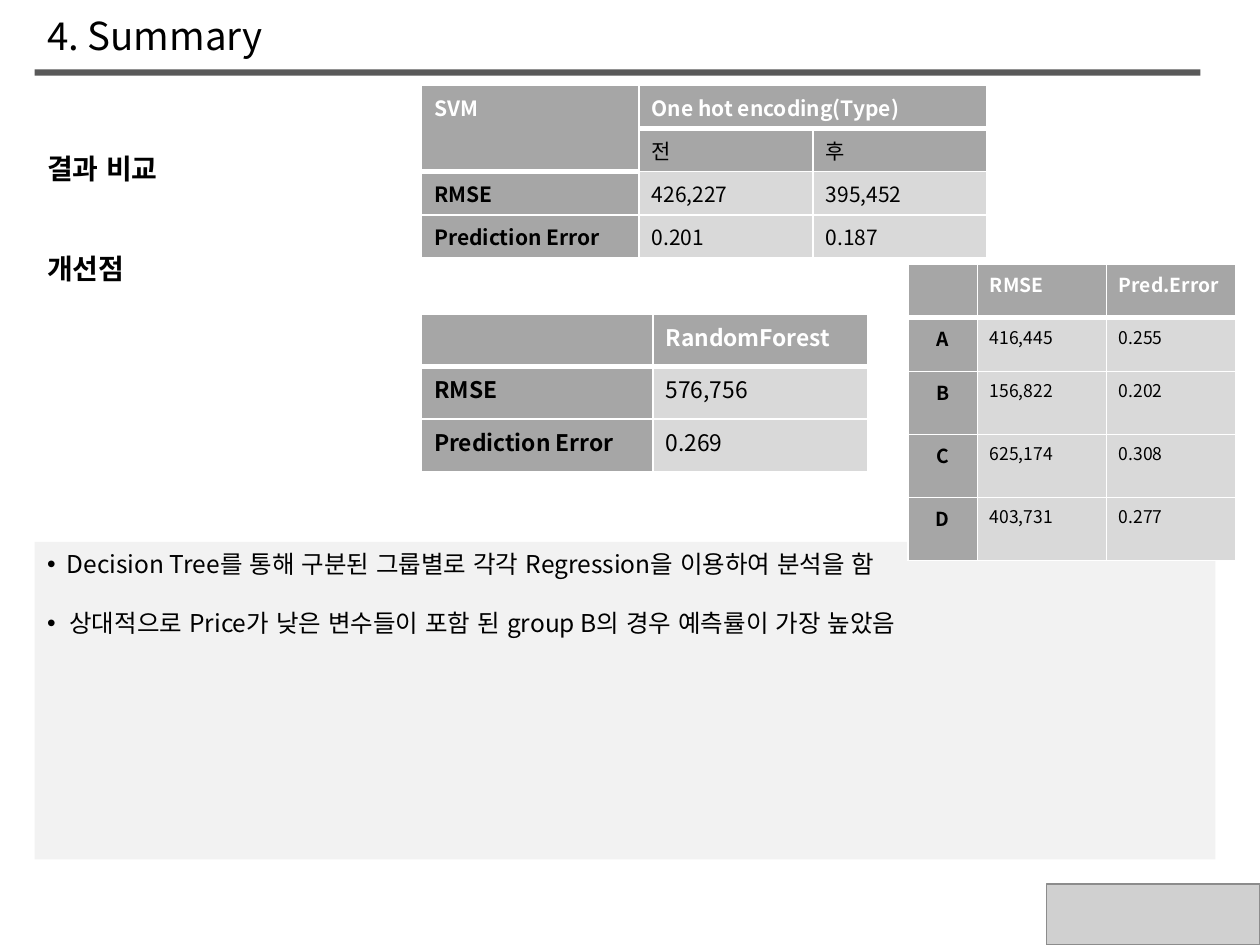
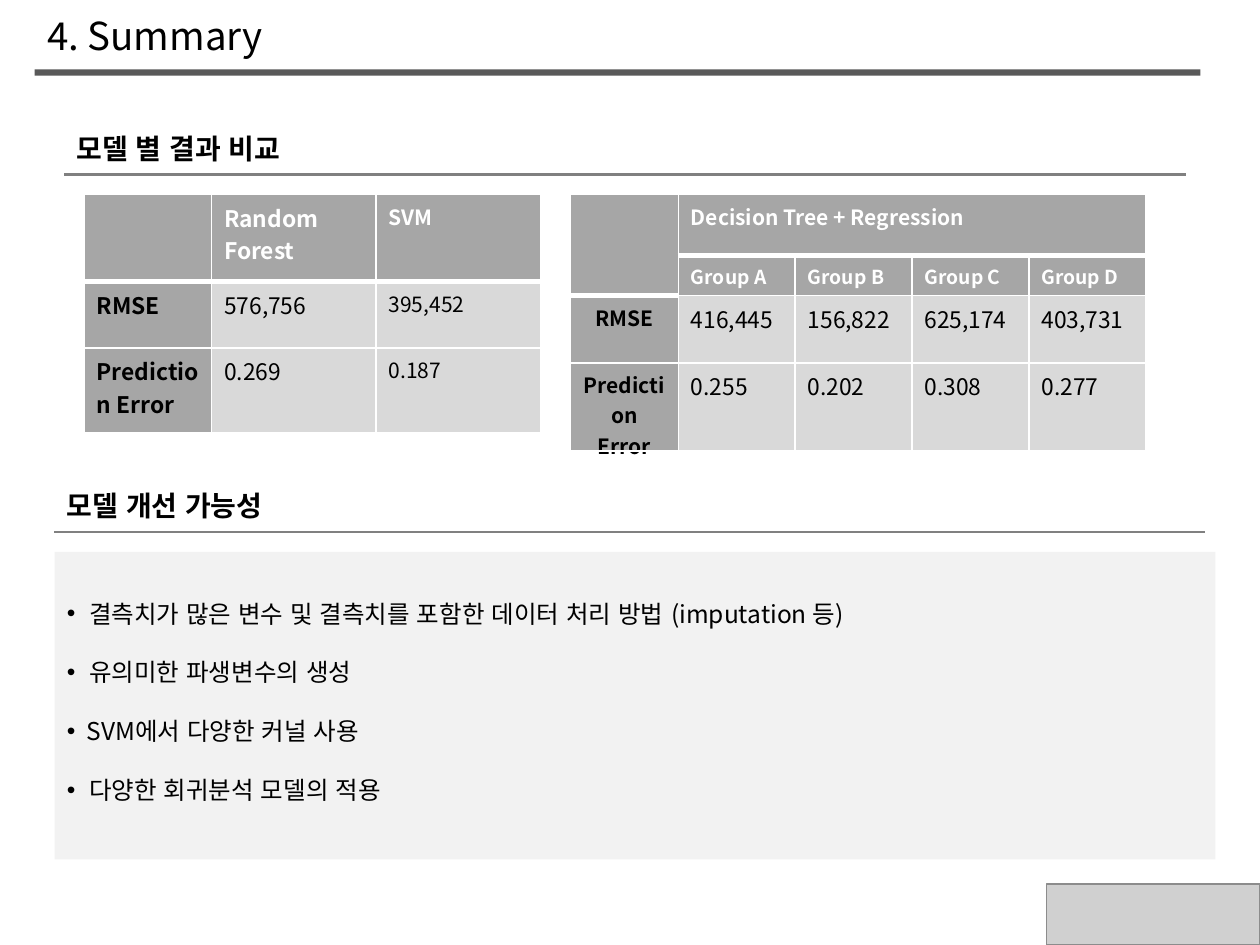
Before and after one commit to SongHaKyu/SongHakyu, a slide deck: slide 10 of Project.pptx. Drawn at 1260x945 pixels with LibreOffice and Linux fonts; fonts in the diff are those of the drawing; grey boxes stand for pictures. Boxes give left, top, right and bottom in pixels: in the first picture for what was removed or moved away, otherwise in the second. Text is boxed around its words. In the diff, an @@ line names an element or a change of style, - is before the commit and + after.

```diff
--- a/Project.pptx
+++ b/Project.pptx
@@ table removed at (x1=422, y1=86, x2=988, y2=250), 4 rows, 3 columns @@
-SVM | One hot encoding(Type) | 
- | 전 | 후
-RMSE | 426,227 | 395,452
-Prediction Error | 0.201 | 0.187
@@ text at (x1=77, y1=135, x2=280, y2=162): text changed @@
-결과 비교
-개선점
+모델 별 결과 비교
@@ line added from (64, 175) to (1186, 175), #808080 1.5 pt @@
@@ table at (x1=84, y1=195, x2=542, y2=433) @@
-column 2: RandomForest | 576,756 | 0.269
+column 2: Random / Forest | 576,756 | 0.269
+column 3: SVM | 395,452 | 0.187
@@ table resized from (x1=422, y1=314, x2=869, y2=471) to (x1=84, y1=195, x2=542, y2=433) @@
@@ table added at (x1=571, y1=195, x2=1148, y2=463), 4 rows, 5 columns @@
+ | Decision Tree + Regression |  |  | 
+ | Group A | Group B | Group C | Group D
+RMSE | 416,445 | 156,822 | 625,174 | 403,731
+Prediction Error | 0.255 | 0.202 | 0.308 | 0.277
@@ table removed at (x1=907, y1=265, x2=1234, y2=536), 5 rows, 3 columns @@
- | RMSE | Pred.Error
-A | 416,445 | 0.255
-B | 156,822 | 0.202
-C | 625,174 | 0.308
-D | 403,731 | 0.277
@@ text added at (x1=67, y1=492, x2=262, y2=519), 16 pt, text #000000, bold @@
+모델 개선 가능성
@@ line added from (54, 532) to (1206, 532), #808080 1.5 pt @@
@@ rectangle "결측치가 많은 변수 및 결측치를 ..." resized from (x1=35, y1=542, x2=1216, y2=859) to (x1=54, y1=552, x2=1215, y2=859) @@
@@ text in rectangle at (x1=86, y1=602, x2=844, y2=801): text changed @@
-• Decision Tree를 통해 구분된 그룹별로 각각 Regression을 이용하여 분석을 함
-• 상대적으로 Price가 낮은 변수들이 포함 된 group B의 경우 예측률이 가장 높았음
+• 결측치가 많은 변수 및 결측치를 포함한 데이터 처리 방법 (imputation 등)
+• 유의미한 파생변수의 생성
+• SVM에서 다양한 커널 사용
+• 다양한 회귀분석 모델의 적용
```
Also in this commit, not shown: 8 other slides changed, 1 other file.
